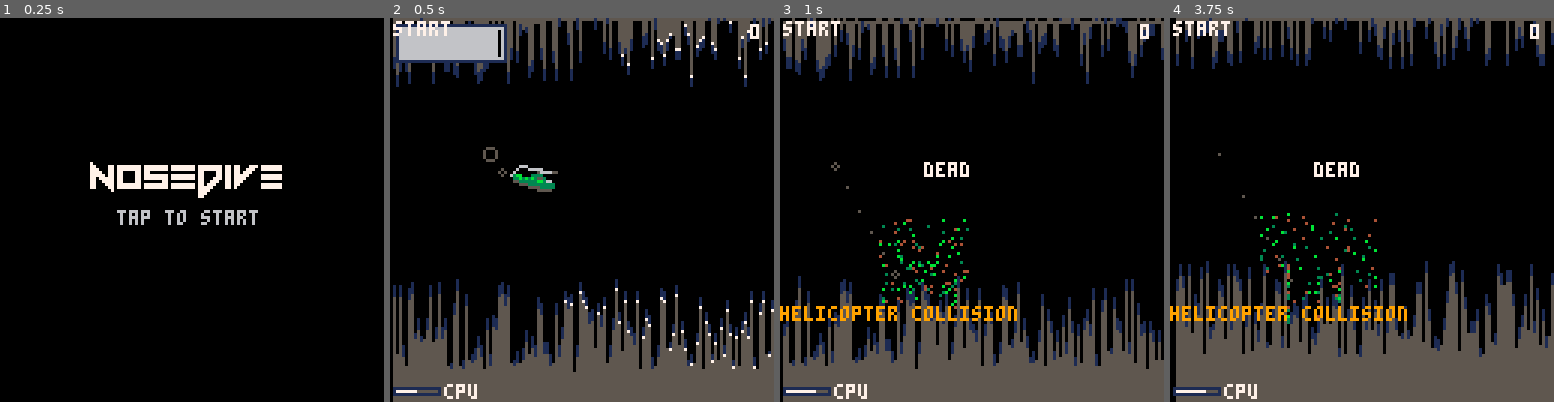
Above: before the commit, frames 1-4 (left to right).
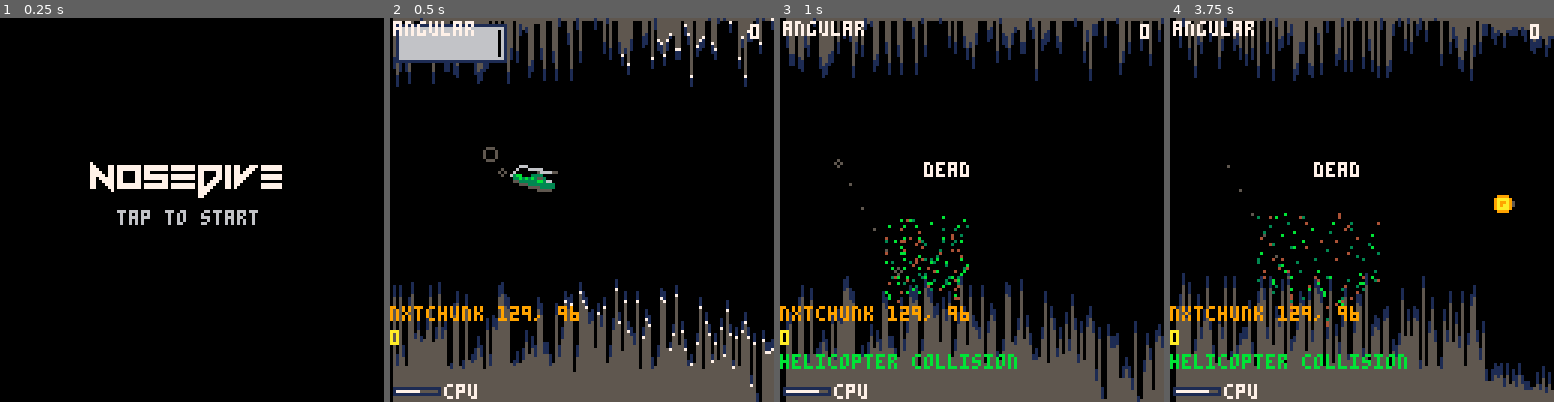
Above: after the commit, the same moments.

Repository: henrycatalinismith/nosedive
Game: PICO-8 cartridge nosedive.p8
Same seed, same stepped clock (60 frames per second), same inputs: the game is played once before the commit and once after it.
Inputs:
- Up to frame 1 (0.25 s): no input
- Up to frame 2 (0.5 s): tap X (X key) at 0.33 s
- Up to frame 3 (1 s): tap O (Z key) at 0.7 s
- Up to frame 4 (3.75 s): tap X (X key) at 1.07, 1.85, 2.97 s; hold Right 1.6-2.1 s; tap O (Z key) every 0.4 s from 1.7 to 3.7 s; hold Up 2.15-2.42 s; hold Right 2.47-3.03 s; hold Left 3.08-3.58 s; hold Down from 3.63 s (still down)

Frame 1 is identical in both runs. In frame 2, 2.3% of the frame differs, in the area x 0-100%, y 0-100%; in frame 3, 19%; in frame 4, 22%, in the area x 0-100%, y 0-98%.

Commit message:
more speeds, terrain tweaks, better invincibility design

Diff:
--- a/nosedive.p8
+++ b/nosedive.p8
@@ -53,7 +53,8 @@
  camera_y1 = 0
  boost_engaged_frame = nil
  boost_charge_armed = false
- boost_blast_radius = 10
+ boost_disabled_after_rotor = false
+ boost_blast_radius = 8
  boost_debris_per_frame = 3
  tunnel_powerup_duration = 64
  tunnel_powerup_grace = 16
@@ -62,8 +63,11 @@
  tunnel_powerup_active = false
  coin_cooldown_slow = 48
  coin_cooldown_fast = 16
+ coin_cooldown_very_fast = 32
  coin_reachable_y = 24
  coin_fuel_gain = 16
+ rock_wall_clearance = 16
+ rock_min_gap = 12
  fuel_drain_slow = 8
  fuel_drain_fast = 4
  fuel_drain_interval = fuel_drain_slow
@@ -71,10 +75,13 @@
  fuel_max = 64
  fuel_empty_threshold = 32
  fuel_speed3_threshold = 48
+ fuel_speed4_threshold = 56
  speed_up_flash_duration = 32
  speed_up_frame = nil
  fuel_gained_frame = nil
  fuel_gained_from = 0
+ helicopter_speed_x_offset = 12
+ helicopter_x_follow_speed = 0.25
  death_min_frames = 120
  dead_age = 0
  mode("menu")
@@ -129,9 +136,12 @@
 
  if update(update_fuel) then
   -- Each time a non-full gauge is filled back to max, advance one speed
-  -- tier: 1→2, then 2→3. Starting a run at max does not trigger it.
+  -- tier, up to speed 4. Starting a run at max does not trigger it.
   if fuel < fuel_max then boost_charge_armed = true end
-  if boost_charge_armed and fuel >= fuel_max and cave_vx < 3 then
+  if not boost_disabled_after_rotor
+    and boost_charge_armed
+    and fuel >= fuel_max
+    and cave_vx < 4 then
    boost_engaged_frame = clock_frame
    tunnel_powerup_frame = clock_frame
    tunnel_last_carve_frame = clock_frame
@@ -139,9 +149,10 @@
    set_cave_vx(cave_vx + 1)
   end
 
-  -- Speed 3 falls back to 2 below 48 fuel; speed 2 falls back to 1 when
-  -- the empty-fuel warning becomes eligible.
-  if cave_vx >= 3 and fuel < fuel_speed3_threshold then
+  -- Higher tiers step down at progressively higher fuel reserves.
+  if cave_vx >= 4 and fuel < fuel_speed4_threshold then
+   set_cave_vx(3)
+  elseif cave_vx == 3 and fuel < fuel_speed3_threshold then
    set_cave_vx(2)
   elseif cave_vx == 2 and fuel < fuel_empty_threshold then
    boost_engaged_frame = nil
@@ -240,6 +251,20 @@
  end
 
  if update(update_helicopter) then
+  -- Higher speeds move the helicopter left for more look-ahead. Approach
+  -- the target at a capped rate so speed transitions never cause a jump.
+  local helicopter_target_x = 48 - (cave_vx - 1) * helicopter_speed_x_offset
+  local helicopter_dx = helicopter_target_x - helicopter_x
+  if abs(helicopter_dx) < 0.1 then
+   helicopter_x = helicopter_target_x
+  else
+   helicopter_x += mid(
+    -helicopter_x_follow_speed,
+    helicopter_dx * 0.1,
+    helicopter_x_follow_speed
+   )
+  end
+
   helicopter_vy += helicopter_gravity
   helicopter_vy += rotor_vy
   helicopter_vy = mid(
@@ -455,7 +480,9 @@
     radius = 4 - rnd(2)
    end
    local smoke_color = 5
-   if cave_vx >= 3 then
+   if cave_vx >= 4 then
+    smoke_color = 12
+   elseif cave_vx == 3 then
     smoke_color = 8
    elseif cave_vx == 2 then
     -- Speed-2 exhaust communicates throttle state: large powered puffs
@@ -600,7 +627,7 @@
      -- rock top/bottom blur, derived from same-rock neighbours.
      -- the blur/edge band is only as tall as the *amount* a neighbour
      -- protrudes (its top being lower / bottom being higher), not the
-     -- full distance to that neighbour — otherwise a steep taper paints
+     -- full distance to that neighbour ヌ█⬆️ otherwise a steep taper paints
      -- a tall blue column into the cave.
      local rt_protrude = 0
      local rb_protrude = 0
@@ -642,6 +669,13 @@
     end
    end
   end
+ end
+
+ if tunnel_powerup_active and helicopter_x ~= nil then
+  -- Draw the boost effect first so the helicopter remains in front of it.
+  local frame = loop(clock_frame, 8, 8)
+  local sprite = 192 + frame * 2
+  spr(sprite, helicopter_x - 8, helicopter_y - 8, 2, 2)
  end
 
  if draw(draw_helicopter) or draw(draw_rotor) then
@@ -687,10 +721,6 @@
   )
  end
 
- if tunnel_powerup_active and helicopter_x ~= nil then
-  circ(helicopter_x, helicopter_y, boost_blast_radius, 6)
- end
-
  if draw(draw_hitbox) then
   rect(
    hitbox_x1,
@@ -770,8 +800,10 @@
   local fill_color = 6
   if cave_vx == 2 then
    fill_color = 10
-  elseif cave_vx >= 3 then
+  elseif cave_vx == 3 then
    fill_color = 8
+  elseif cave_vx >= 4 then
+   fill_color = 12
   end
 
   local border_outer = 1
@@ -782,9 +814,12 @@
    if cave_vx == 2 then
     border_outer = flash and 9 or 10
     border_inner = flash and 10 or 9
-   elseif cave_vx >= 3 then
+   elseif cave_vx == 3 then
     border_outer = flash and 8 or 14
     border_inner = flash and 14 or 8
+   elseif cave_vx >= 4 then
+    border_outer = flash and 12 or 6
+    border_inner = flash and 6 or 12
    end
   end
 
@@ -793,13 +828,15 @@
   local incoming_coin = next_incoming_coin()
   local predicted_fuel = incoming_coin and fuel_when_coin_arrives(incoming_coin)
   if boost_charge_armed
-    and cave_vx < 3
+    and cave_vx < 4
     and predicted_fuel ~= nil
     and predicted_fuel + coin_fuel_gain >= fuel_max then
    if cave_vx == 1 then
     border_inner = 10
+   elseif cave_vx == 2 then
+    border_inner = 8
    else
-    border_inner = 8
+    border_inner = 12
    end
   end
 
@@ -811,7 +848,7 @@
 
   -- flash the fuel sprite centered when nearly empty
   if fuel < fuel_empty_threshold and (clock_frame % 64 < 32) then
-   sspr(48, 0, 64, 17, 48, 55)
+   sspr(48, 0, 64, 17, 4, 16)
   end
  end
 
@@ -952,6 +989,11 @@
 end
 
 function add_cave(ci, new_roof, new_floor, rock_samples)
+ -- Speed 1 and 2 need a reliably flyable passage. Recipe noise is allowed
+ -- to vary freely, but it must never collapse the corridor below 72px.
+ if cave_vx ~= nil and cave_vx <= 2 then
+  new_floor = max(new_floor, new_roof + 72)
+ end
  -- walls stored as two plain circular arrays (roof/floor); rocks as spans
  cave_set_roof(ci, new_roof)
  cave_set_floor(ci, new_floor)
@@ -966,6 +1008,7 @@
  rock_samples = rock_samples or empty_spans
  local cave_center = (new_roof + new_floor) / 2
  local slots = max(#rock_samples, rock_slot_count)
+ local candidates = {}
 
  for slot = 1, slots do
   local sample = rock_samples[slot]
@@ -980,7 +1023,40 @@
     next_rock_id += 1
     rock_chain[slot] = rock
    end
-   add_span(ci, rock, cave_center + rock_top_offset, cave_center + rock_bottom_offset)
+   -- First clip every candidate against the actual noisy walls.
+   local rock_top = max(
+    cave_center + rock_top_offset,
+    new_roof + rock_wall_clearance
+   )
+   local rock_bottom = min(
+    cave_center + rock_bottom_offset,
+    new_floor - rock_wall_clearance
+   )
+   if rock_top < rock_bottom then
+    add(candidates, {rock = rock, top = rock_top, bottom = rock_bottom})
+   end
+  end
+ end
+
+ -- Wall clipping can make originally separate rocks overlap. Resolve the
+ -- final spans together so noise can never turn them into a solid barrier.
+ for i = 2, #candidates do
+  local j = i
+  while j > 1 and candidates[j].top < candidates[j - 1].top do
+   candidates[j], candidates[j - 1] = candidates[j - 1], candidates[j]
+   j -= 1
+  end
+ end
+
+ local previous_bottom = nil
+ for candidate in all(candidates) do
+  local rock_top = candidate.top
+  if previous_bottom ~= nil then
+   rock_top = max(rock_top, previous_bottom + rock_min_gap)
+  end
+  if rock_top < candidate.bottom then
+   add_span(ci, candidate.rock, rock_top, candidate.bottom)
+   previous_bottom = candidate.bottom
   end
  end
  rock_slot_count = #rock_samples
@@ -1035,6 +1111,7 @@
   dead_age = 0
   boost_engaged_frame = nil
   boost_charge_armed = false
+  boost_disabled_after_rotor = false
   tunnel_powerup_frame = nil
   tunnel_last_carve_frame = nil
   tunnel_powerup_active = false
@@ -1076,6 +1153,12 @@
    add_cave(x, slice[1], slice[2], slice.rocks)
   end
 
+  -- The initial buffer already contains the complete start chunk. Mark it
+  -- consumed so gameplay immediately starts generating the first real biome
+  -- instead of appending a second full start chunk.
+  chunk_progress = chunk_length
+  chunk_p = 1
+
   cave_y1 = cave_roof_y(chunk_length)
   cave_y2 = cave_floor_y(chunk_length)
   chunk_y1 = cave_y1
@@ -1183,6 +1266,14 @@
 
   rotor_engaged = false
   rotor_vy = 0
+  -- Hitting the ceiling ends the boost tunnel immediately. Clear the
+  -- source timers too, otherwise the next update can restore invincibility.
+  tunnel_powerup_active = false
+  tunnel_powerup_frame = nil
+  tunnel_last_carve_frame = nil
+  boost_engaged_frame = nil
+  boost_charge_armed = false
+  boost_disabled_after_rotor = true
   helicopter_vy = 2
   helicopter_max_vy = 4
   update_disable(update_rotor)
@@ -1695,12 +1786,6 @@
  )
 end
 
--- two rocks sharing the same columns, offset vertically so they stack.
--- stresses the span model's ability to hold multiple rocks per column.
-function stacked_rocks(p_center, width, height, top_offset, gap)
- local bottom_offset = top_offset + height + gap
- return rock(p_center, width, height, top_offset) + rock(p_center, width, height, bottom_offset)
-end
 
 function biome_start()
  biome_id = "start"
@@ -1762,68 +1847,262 @@
  biome_id = "normal"
  biome_next_chunk = function()
   if biome_chunk_count < 1 then
-   -- occasionally stack two rocks vertically to exercise the span model
-   local rock_chunk
-   if flrrnd(3) == 0 then
-    rock_chunk = stacked_rocks(0.5, 0.1, 16, -30 + rnd(20), 14)
+   local rock_chunk = rock(0.5, 0.1, 24, -12 + rnd(24))
+   return tunnel(0, 110) + sinechunk(16, 0.5) + rock_chunk
+  end
+ end
+end
+
+function step_terrain(y)
+ return first_half(static(0)) + second_half(static(y))
+end
+
+function width_change(delta)
+ return chunk(
+  delta * static(-0.5),
+  delta * static(0.5)
+ )
+end
+
+-- Noise that joins cleanly to adjacent chunks. Shared instances can move
+-- roof and floor together; separate instances roughen each wall independently.
+function chunk_noise(n)
+ return terrain(function(p)
+  if p == 0 or p == 1 then return 0 end
+  return flr(rnd(2^n)) - 2^n/2
+ end)
+end
+
+function shared_chunk_noise(n)
+ local last_p = nil
+ local last_y = 0
+ return terrain(function(p)
+  if p ~= last_p then
+   last_p = p
+   if p == 0 or p == 1 then
+    last_y = 0
    else
-    rock_chunk = rock(0.5, 0.1, 24, -12 + rnd(24))
-   end
-   return tunnel(0, 110) + sinechunk(16, 0.5) + rock_chunk
-  end
- end
-end
-
--- Slow terrain policy: angular, noisy, and rock-heavy.
+    last_y = flr(rnd(2^n)) - 2^n/2
+   end
+  end
+  return last_y
+ end)
+end
+
+function angular_texture(n)
+ local mode = flrrnd(4)
+ if mode == 0 then
+  local t = shared_chunk_noise(n)
+  return chunk(t, t)
+ elseif mode == 1 then
+  return chunk(chunk_noise(n), chunk_noise(n))
+ elseif mode == 2 then
+  return chunk(chunk_noise(n), static(0))
+ else
+  return chunk(static(0), chunk_noise(n))
+ end
+end
+
+function angular_feature(height)
+ local mode = flrrnd(4)
+ if mode == 0 then return chunk(nil, nil) end
+ if mode < 3 then
+  return rock(0.35 + rnd(0.3), 0.08 + rnd(0.05), 12 + rnd(10), -18 + rnd(36))
+ end
+ return rock(0.5, 0.1, 16, -12 + rnd(24))
+end
+
+function build_angular_chunk()
+ -- Leave room for independent wall noise and width changes while keeping
+ -- the final speed-1 corridor comfortably above the 72px invariant.
+ local height = max(cave_height or 96, 112)
+ local path_amount = choose({12,16,24,32})
+ local path_roll = flrrnd(8)
+ local path = static(0)
+ local flat_step = false
+
+ if path_roll == 2 or path_roll == 3 then
+  path = linear(path_amount)
+ elseif path_roll == 4 or path_roll == 5 then
+  path = linear(-path_amount)
+ elseif path_roll == 6 then
+  path = step_terrain(path_amount)
+  flat_step = true
+ elseif path_roll == 7 then
+  path = step_terrain(-path_amount)
+  flat_step = true
+ end
+
+ local width = static(0)
+ if not flat_step then
+  local width_amount = choose({4,6,8})
+  local width_roll = flrrnd(5)
+  -- Bias back toward a useful passage width before applying random variation.
+  if height < 80 then
+   width = linear(width_amount)
+  elseif height > 108 then
+   width = linear(-width_amount)
+  elseif width_roll == 1 then
+   width = linear(-width_amount)
+  elseif width_roll == 2 then
+   width = linear(width_amount)
+  elseif width_roll == 3 then
+   width = linear(width_amount) % range(0,0.5)
+     + linear(-width_amount) % range(0.5,1)
+  elseif width_roll == 4 then
+   width = linear(-width_amount) % range(0,0.5)
+     + linear(width_amount) % range(0.5,1)
+  end
+ end
+
+ local base = corridor(0, height) + chunk(path, path) + width_change(width)
+ local texture = chunk(static(0), static(0))
+ local feature = chunk(nil, nil)
+ if not flat_step then
+  texture = angular_texture(2 + flrrnd(4))
+  feature = angular_feature(height)
+ end
+ -- A rock straddling an instantaneous step gets displaced with the cave
+ -- center on each side, turning its two halves into an impassable barrier.
+ -- Keep step recipes clean and let the wall transition be the obstacle.
+ return base + texture + feature
+end
+
+-- Speed-1 chunks are procedural recipes rather than named layouts. Path,
+-- width, texture, and features permute independently each time.
 function next_biome_angular()
  biome_chunk_count = 0
  biome_id = "angular"
+ local generated = build_angular_chunk()
  biome_next_chunk = function()
-  if biome_chunk_count < 1 then
-   local shape = choose({
-    zig(48),
-    zag(48),
-    zigzag(32),
-    zigzag(-32),
-   })
-   local rock_chunk = rock(0.5, 0.1, 20, -16 + rnd(32))
-   return tunnel(0, 96) + shape + rock_chunk
-  end
- end
-end
-
--- Fast terrain policy: Pythagorean bends and broad waves read more clearly
--- when the cave is moving at two columns per frame.
+  if biome_chunk_count < 1 then return generated end
+ end
+end
+
+function flowy_texture(min_noise, max_noise)
+ min_noise = min_noise or 2
+ max_noise = max_noise or 5
+ local n = min_noise + flrrnd(max_noise - min_noise + 1)
+ local mode = flrrnd(5)
+ -- Shared noise dominates at speed 2, keeping the passage width calm.
+ if mode < 3 then
+  local t = shared_chunk_noise(n)
+  return chunk(t, t)
+ elseif mode == 3 then
+  return chunk(chunk_noise(n), chunk_noise(n))
+ else
+  return choose({
+   chunk(chunk_noise(n), static(0)),
+   chunk(static(0), chunk_noise(n)),
+  })
+ end
+end
+
+function build_flowy_chunk()
+ -- Speed 2 uses the same 72px minimum as speed 1, with extra recipe room
+ -- so the safety clamp is only a fallback for unusual combinations.
+ local height = max(cave_height or 104, 112)
+ local motion = choose({
+  resize1(0),
+  resize1(12),
+  resize1(-12),
+  zig(16),
+  zag(16),
+  sinechunk(8, 0.5),
+  nbend(20, 20),
+  sbend(20, 20),
+  ubend(20, 20),
+  zbend(20, 20),
+ })
+
+ local width_amount = choose({2,4,6})
+ local width_roll = flrrnd(5)
+ local width = static(0)
+ if height < 88 then
+  width = linear(width_amount)
+ elseif height > 112 then
+  width = linear(-width_amount)
+ elseif width_roll == 1 then
+  width = linear(width_amount)
+ elseif width_roll == 2 then
+  width = linear(-width_amount)
+ elseif width_roll == 3 then
+  width = linear(width_amount) % range(0,0.5)
+    + linear(-width_amount) % range(0.5,1)
+ elseif width_roll == 4 then
+  width = linear(-width_amount) % range(0,0.5)
+    + linear(width_amount) % range(0.5,1)
+ end
+
+ local feature = chunk(nil, nil)
+ if flrrnd(3) == 0 then
+  feature = rock(0.35 + rnd(0.3), 0.08, 10 + rnd(8), -12 + rnd(24))
+ end
+
+ return corridor(0, height)
+   + motion
+   + width_change(width)
+   + flowy_texture()
+   + feature
+end
+
+-- Speed 2 uses procedural recipes too, biased toward curves but retaining
+-- occasional ramps and small zigs from speed 1.
 function next_biome_flowy()
  biome_chunk_count = 0
  biome_id = "flowy"
+ local generated = build_flowy_chunk()
  biome_next_chunk = function()
-  if biome_chunk_count < 1 then
-   local shape = choose({
-    nbend(24, 24),
-    sbend(24, 24),
-    ubend(24, 24),
-    zbend(24, 24),
-   })
-   return corridor(0, 104) + shape + sinechunk(4, 0.5)
-  end
- end
-end
-
--- Speed 3: larger-radius Pythagorean curves with almost no secondary wave.
--- The wider corridor keeps those offsets navigable at three columns/frame.
+  if biome_chunk_count < 1 then return generated end
+ end
+end
+
+-- Speed 3 keeps the Pythagorean character but uses shallow elevation
+-- changes; at three columns/frame larger bends were often unsurvivable.
 function next_biome_very_flowy()
  biome_chunk_count = 0
  biome_id = "very flowy"
  biome_next_chunk = function()
   if biome_chunk_count < 1 then
    local shape = choose({
-    nbend(32, 32),
-    sbend(32, 32),
-    ubend(32, 32),
-    zbend(32, 32),
+    nbend(12, 12),
+    sbend(12, 12),
+    ubend(12, 12),
+    zbend(12, 12),
    })
-   return corridor(0, 112) + shape + sinechunk(2, 0.5)
+   -- Occasionally carry the whole corridor gently uphill or downhill for
+   -- the length of the chunk, without changing its usable height.
+   local drift = choose({static(0), linear(6), linear(-6)})
+   return corridor(0, 64)
+     + drift
+     + shape
+     + sinechunk(2, 0.5)
+     + flowy_texture(1, 3)
+  end
+ end
+end
+
+-- Speed 4 trades roughness and sharp elevation changes for broad curves.
+-- Its slightly wider corridor preserves reaction room at four columns/frame.
+function next_biome_ultra_flowy()
+ biome_chunk_count = 0
+ biome_id = "ultra flowy"
+ biome_next_chunk = function()
+  if biome_chunk_count < 1 then
+   local shape = choose({
+    nbend(8, 8),
+    sbend(8, 8),
+    ubend(8, 8),
+    zbend(8, 8),
+   })
+   -- Keep the ultra-flowy mode calm, but give it occasional long climbs
+   -- and descents so it does not feel visually frozen.
+   local drift = choose({static(0), linear(5), linear(-5)})
+   return corridor(0, 72)
+     + drift
+     + shape
+     + sinechunk(4, 0.5)
+     + flowy_texture(1, 2)
   end
  end
 end
@@ -1833,9 +2112,13 @@
  local previous_vx = cave_vx
  cave_vx = v
  if cave_vx > previous_vx then speed_up_frame = clock_frame end
- if cave_vx >= 3 then
+ if cave_vx >= 4 then
+  next_biome = next_biome_ultra_flowy
+  coin_cooldown_limit = coin_cooldown_very_fast
+  fuel_drain_interval = fuel_drain_fast
+ elseif cave_vx == 3 then
   next_biome = next_biome_very_flowy
-  coin_cooldown_limit = coin_cooldown_fast
+  coin_cooldown_limit = coin_cooldown_very_fast
   fuel_drain_interval = fuel_drain_fast
  elseif cave_vx == 2 then
   next_biome = next_biome_flowy
@@ -1907,6 +2190,9 @@
 
 -- circular-buffer index for the span arrays
 function cave_index(i)
+ -- Screen positions such as the smoothly moving helicopter can be
+ -- fractional; cave storage is indexed by integer pixel columns.
+ i = flr(i)
  return ((cave_head + i - 2) % chunk_length) + 1
 end
 
Not shown, changed: 36 lines of the sprite sheet (__gfx__) section of nosedive.p8
